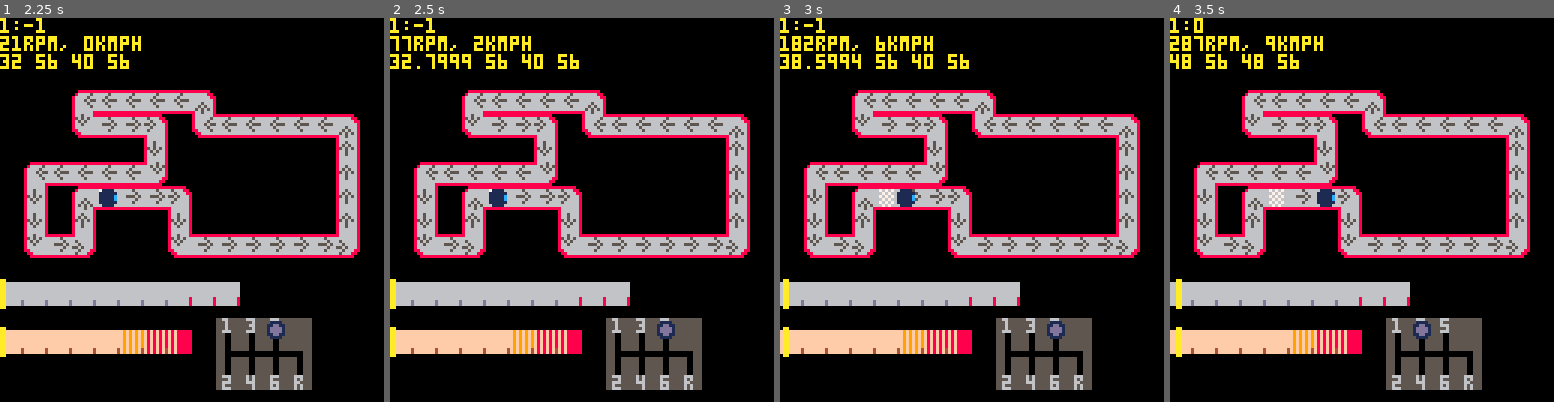
Above: before the commit, frames 1-4 (left to right).
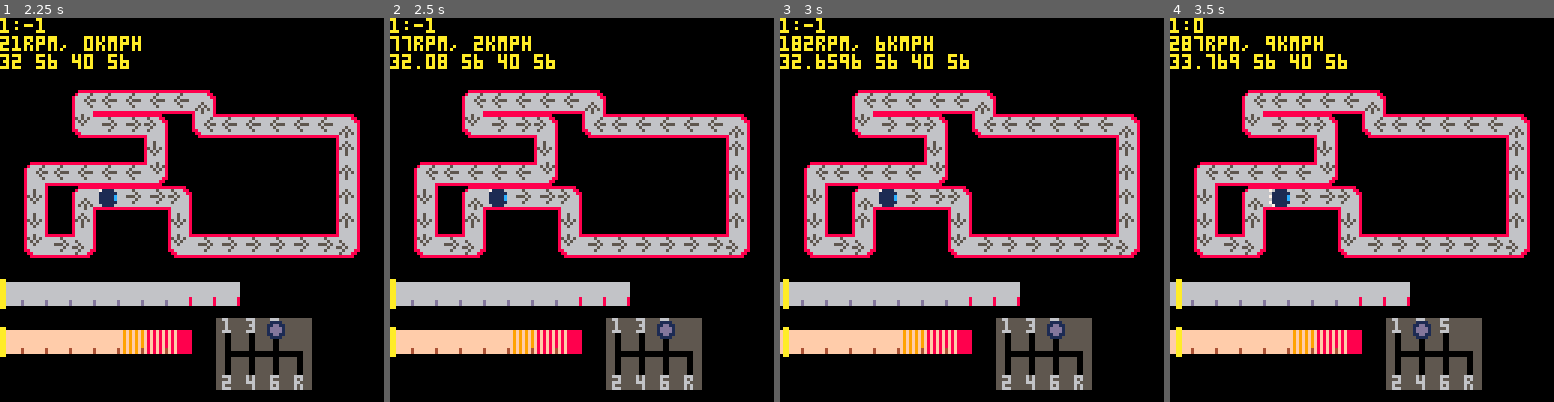
Above: after the commit, the same moments.

Repository: VedVid/PICOdrag
Game: PICO-8 cartridge picodrag.p8
The game is run twice, just before and just after one commit, with the same random seed, the same clock (stepped at 60 frames per second) and the same inputs.
Inputs:
- Up to frame 1 (2.25 s): hold Right 1.6-2.1 s; hold Up from 2.15 s (still down)
- Up to frame 2 (2.5 s): release Up at 2.42 s; hold Right from 2.47 s (still down)
- Up to frame 3 (3 s): keep holding Right
- Up to frame 4 (3.5 s): release Right at 3.03 s; hold Left from 3.08 s (still down)

Frame 1 is identical in both runs. In frame 2, 0.6% of the frame differs, in the area x 9-50%, y 9-14%; in frame 3, 0.5%; in frame 4, 1.0%, in the area x 0-47%, y 9-50%.

Commit message:
The movement is quite choppy and blurry so it's not the perfect solution, but it works! So this work will be merged to the master branch. Will try to make smooth movement on the branch "track"

Diff:
--- a/picodrag.p8
+++ b/picodrag.p8
@@ -6,7 +6,7 @@
 function _init()
  pi = 3.14
  fps = 30
- km_ratio = 0.1
+ km_ratio = 0.01
  track = make_track()
  player = make_player(track)
  car = make_car()
@@ -391,7 +391,7 @@
   player.cell = 1
   return
  end
- car.game_speed = car.current_speed * 0.1
+ car.game_speed = car.current_speed * km_ratio
  if ncell[1] == player.x and
   ncell[2] == player.y then
   player.cell += 1
